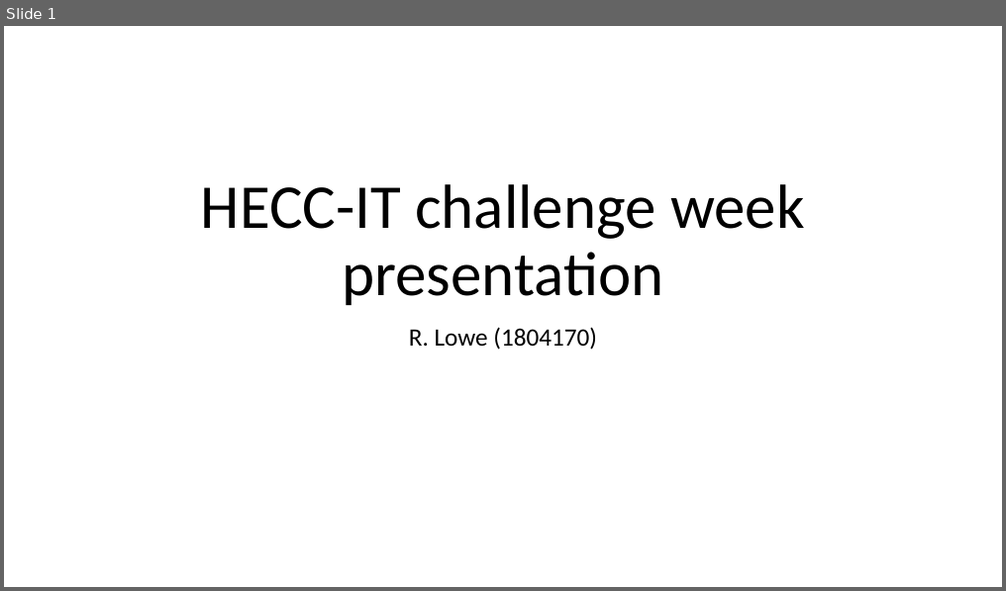
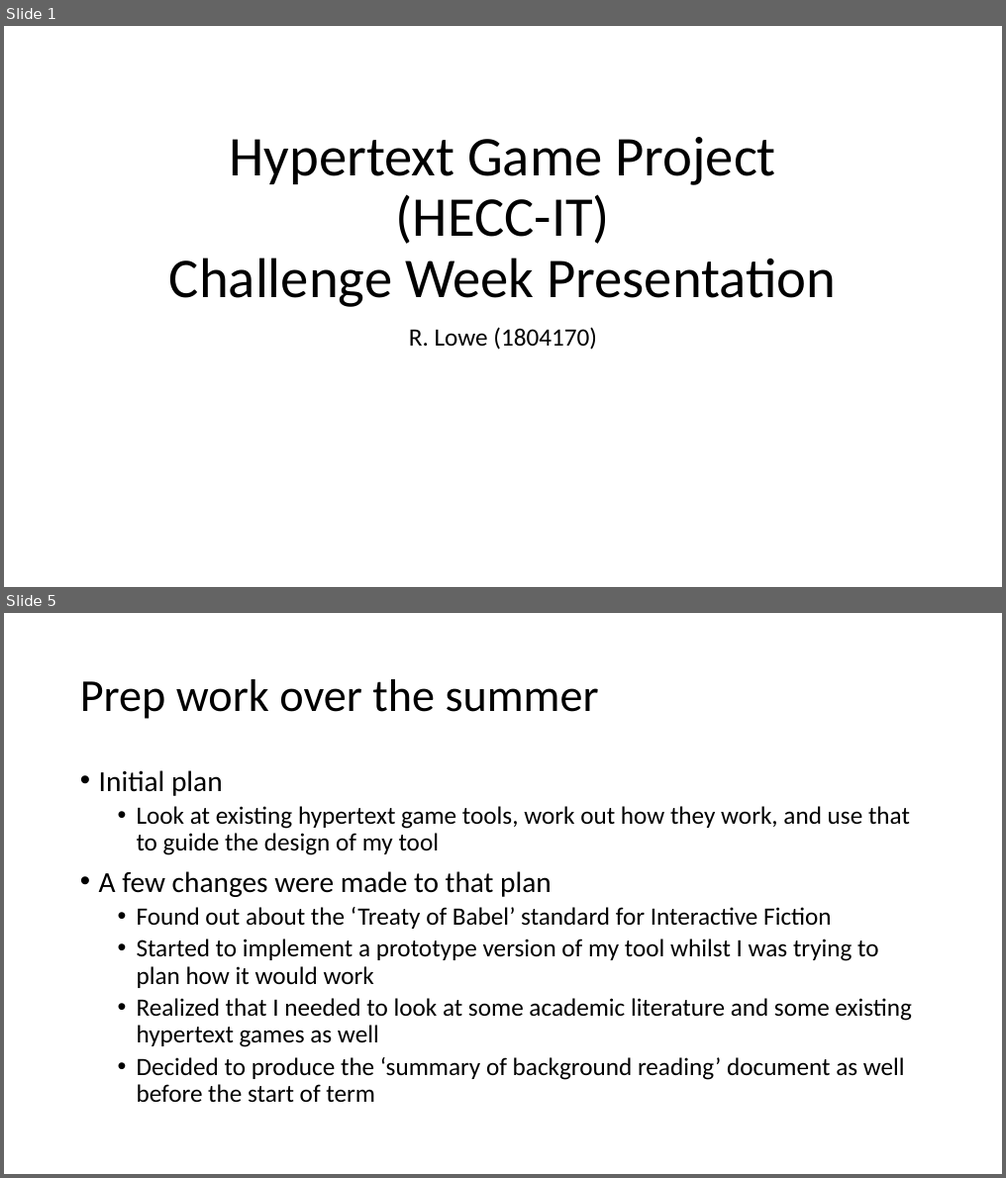
Before and after one commit to 11BelowStudio/HECC-IT, a slide deck: Reports n such/Challenge Week Presentation.pptx. Shown one above the other, each under a label of ours: slide 1 before the commit, slides 1 and 5 after it; the slides between them are not shown. The pictures are 1006x591 and 1006x1178 pixels, drawn with LibreOffice and Linux fonts; fonts in the diff are those of the drawing. Boxes give left, top, right and bottom in pixels: in the first picture for what was removed or moved away, otherwise in the second. Text is boxed around its words. In the diff, an @@ line names an element or a change of style, - is before the commit and + after.

Commit message:
welp, the presentation is done, realized that I probably completely screwed myself over so far whilst doing that as well. few minor changes to a few small things here and there, and also I've managed to produce a working .jar artifact version of HECC-UP, which is a good thing I guess.

```diff
--- a/Reports n such/Challenge Week Presentation.pptx
+++ b/Reports n such/Challenge Week Presentation.pptx
@@ slide 5 added at (4,613,1002,1174), background #FFFFFF @@
@@ title added at (80,679,599,719), 44 pt, text #000000 @@
+Prep work over the summer
@@ text added at (99,770,912,1103), 24 pt, text #000000 @@
+• Initial plan
+  • Look at existing hypertext game tools, work out how they work, and use that to guide the design of my tool
+• A few changes were made to that plan
+  • Found out about the ‘Treaty of Babel’ standard for Interactive Fiction
+  • Started to implement a prototype version of my tool whilst I was trying to plan how it would work
+  • Realized that I needed to look at some academic literature and some existing hypertext games as well
+  • Decided to produce the ‘summary of background reading’ document as well before the start of term
@@ slide 1 changed as well @@
@@ title at (169,137,836,307): text changed; size 60 to 54 pt @@
-HECC-IT challenge week presentation
+Hypertext Game Project
+(HECC-IT)
+Challenge Week Presentation
```
Also in this commit, not shown: 1 other slide changed, 10 other slides added, 21 other files.
